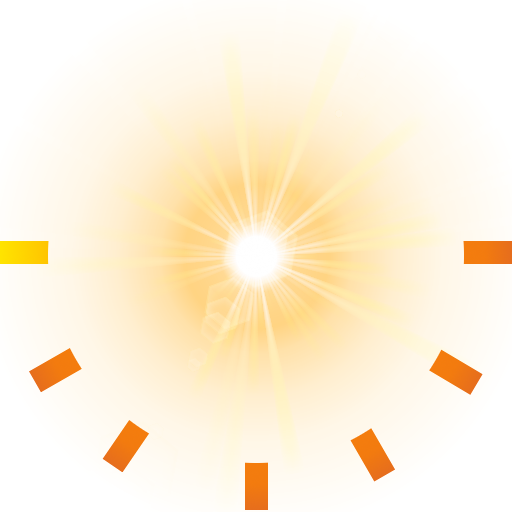
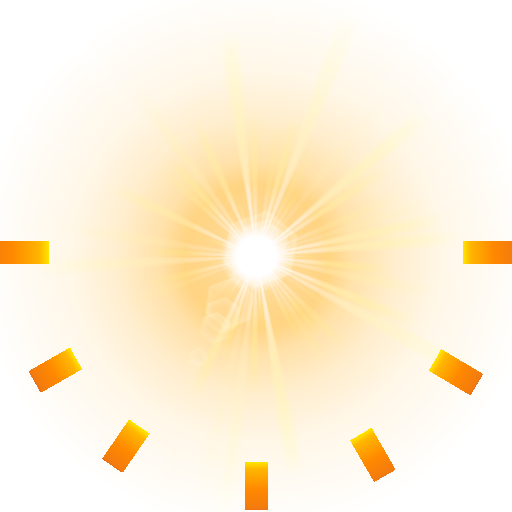
Two versions of the same layered image (w=512, h=512). Layer-by-layer changes:
renamed "L2" to "Sundial", painted on it over [0, 241, 512, 510]
